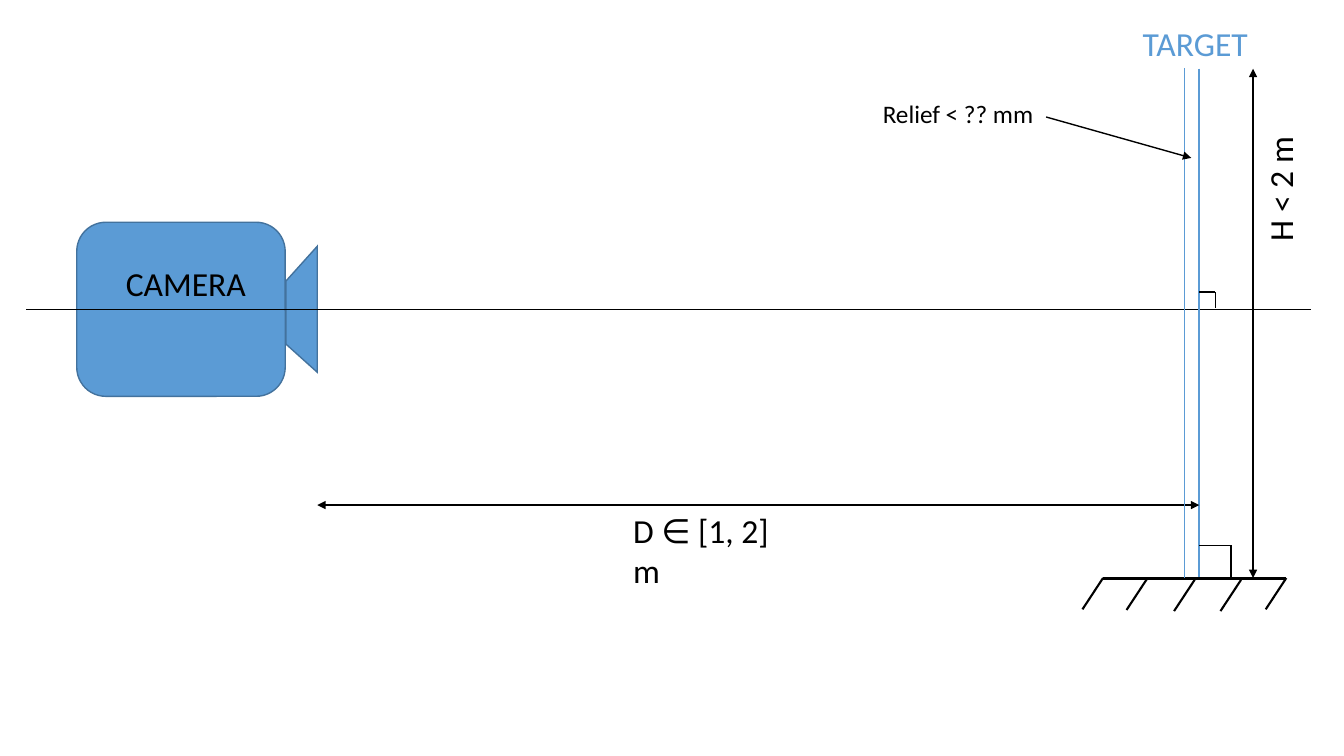
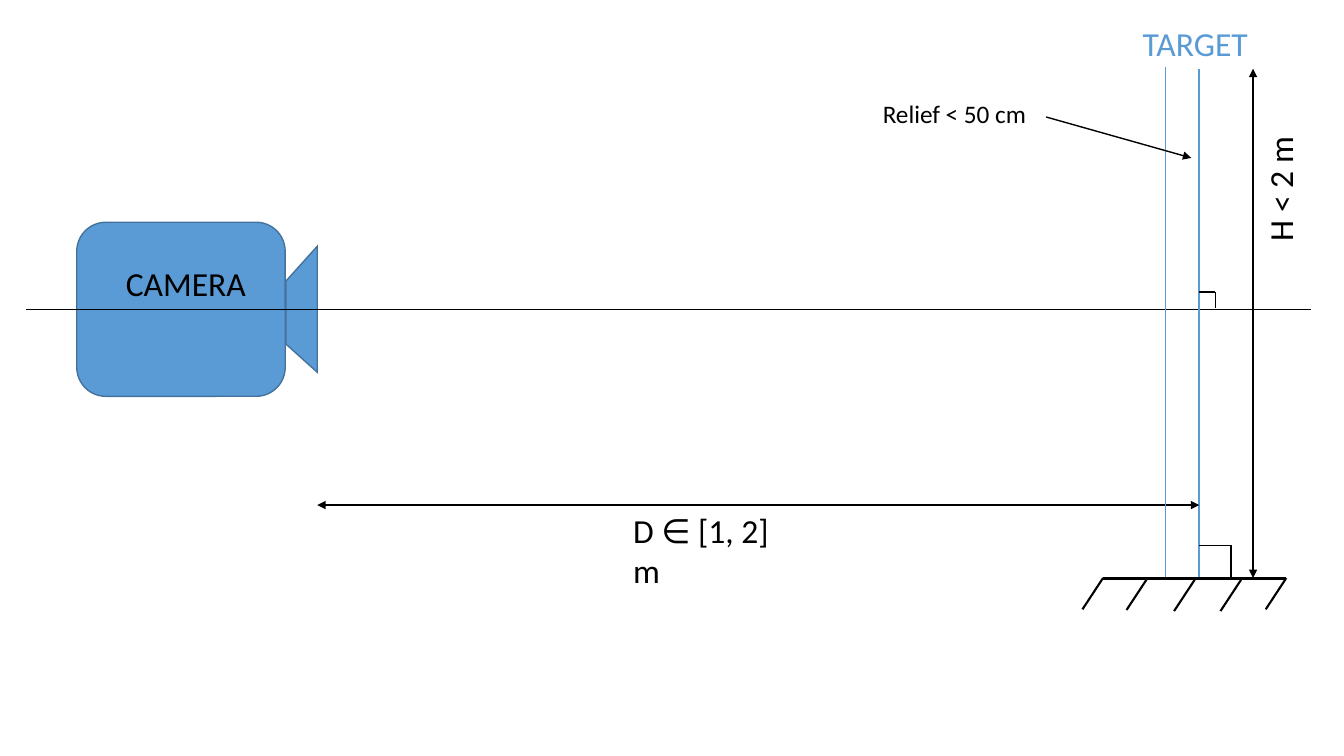
Before and after one commit to TitouanB/MarsProject, a slide deck: slide 1 of report/fig/schema system.pptx. Drawn at 1344x756 pixels with LibreOffice and Linux fonts; fonts in the diff are those of the drawing. Boxes give left, top, right and bottom in pixels: in the first picture for what was removed or moved away, otherwise in the second. Text is boxed around its words. In the diff, an @@ line names an element or a change of style, - is before the commit and + after.

Commit message:
maj
pic de puissance LED
maj relief dans délimitation
maj nom figure noisyCentroidsGrid (error compilation pcq le nom etait
faux)

```diff
--- a/report/fig/schema system.pptx
+++ b/report/fig/schema system.pptx
@@ line moved from (1185, 69) - (1185, 578) to (1166, 68) - (1166, 577) @@
@@ text at (883,105,1026,123): text changed @@
-Relief < ?? mm
+Relief < 50 cm
```
Also in this commit, not shown: 10 other files.
